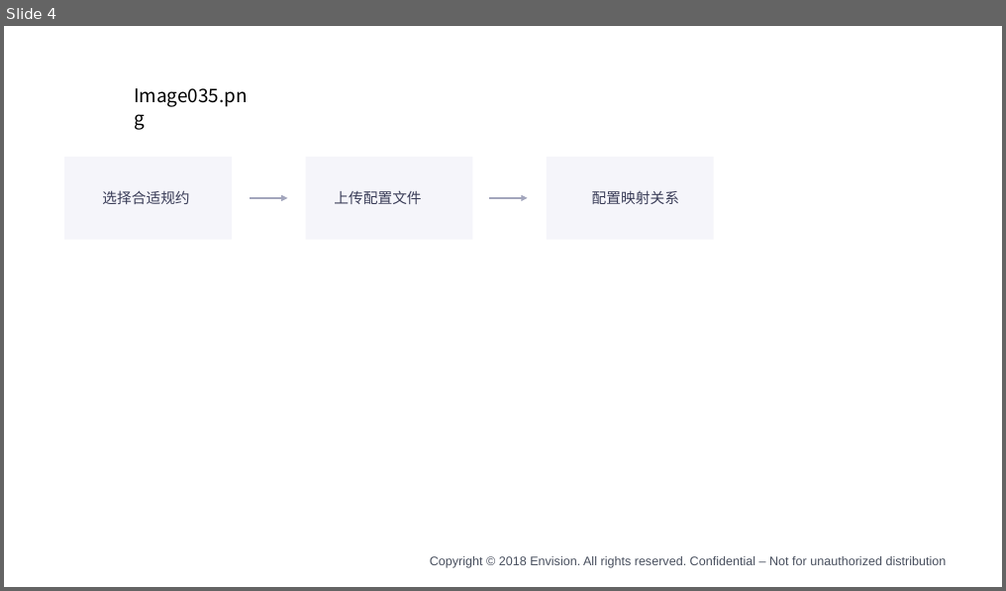
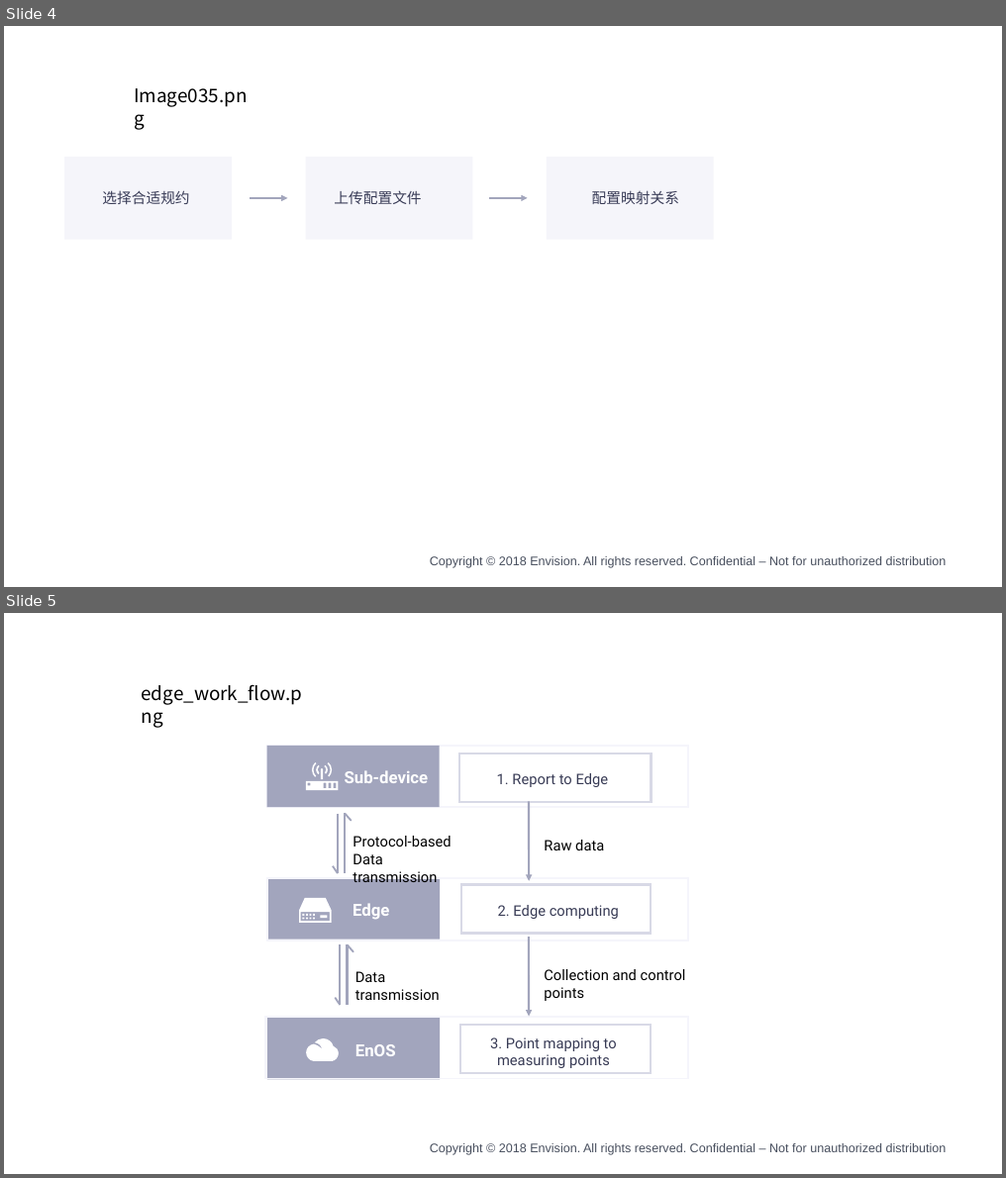
Before and after one commit to EnvisionDoc/enos_edge_en, a slide deck: media/edge.pptx. Shown one above the other, each under a label of ours: slide 4 before the commit, slides 4 and 5 after it. The pictures are 1006x591 and 1006x1178 pixels, drawn with LibreOffice and Linux fonts; fonts in the diff are those of the drawing; background and template pictures are left out. Boxes give left, top, right and bottom in pixels: in the first picture for what was removed or moved away, otherwise in the second. Text is boxed around its words. In the diff, an @@ line names an element or a change of style, - is before the commit and + after.

```diff
--- a/media/edge.pptx
+++ b/media/edge.pptx
@@ slide 5 added at (4, 613, 1002, 1174), background #FFFFFF; not listed: 1 template element that a slide beside it also shows @@
@@ text added at (142, 684, 303, 705), 18 pt, text #000000 @@
+edge_work_flow.png
@@ group added at (266, 746, 688, 1079): 10 texts, 9 rectangles, 8 lines, 3 freeform shapes, 2 arrows @@
+EnOS
+Edge
+1. Report to Edge
+Data transmission
+3. Point mapping to measuring points
+2. Edge computing
+Sub-device
+Protocol-based
+Data transmission
+Raw data
+Collection and control points
```
Also in this commit, not shown: 1 slide removed, 40 other files.
